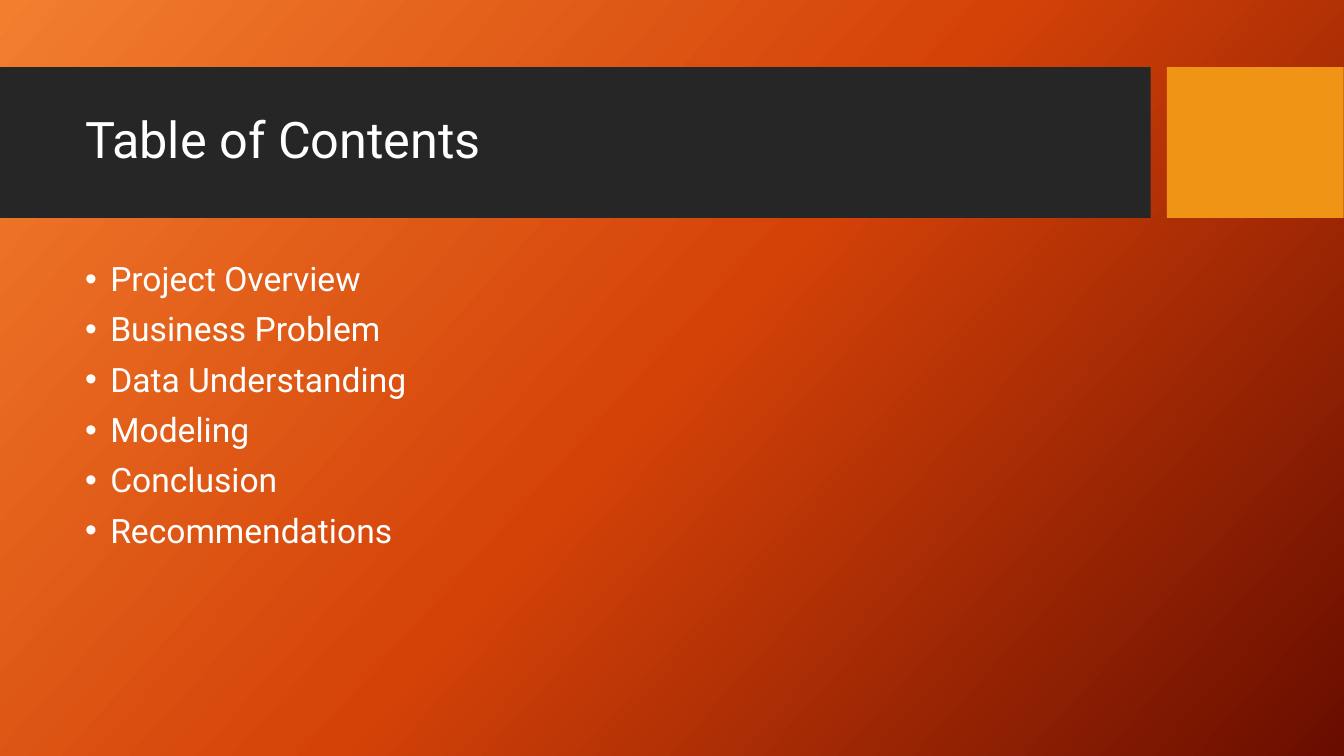
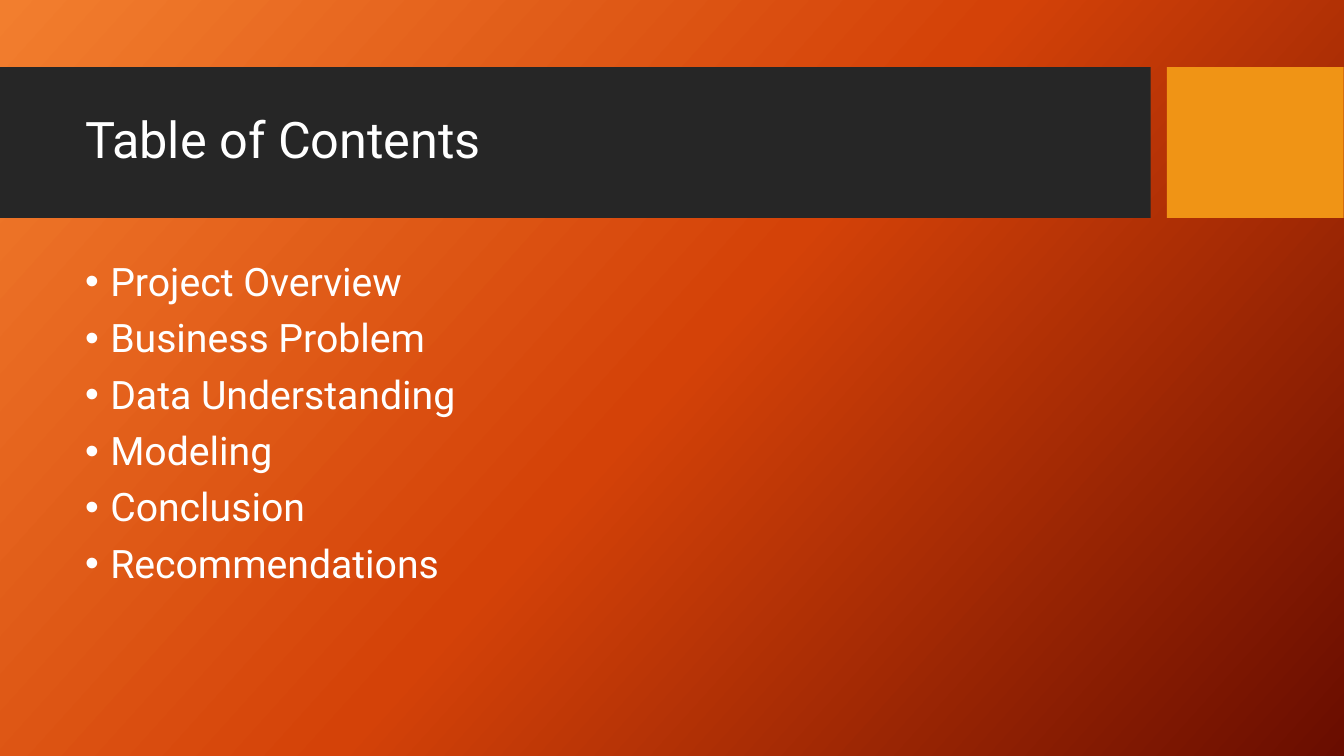
Before and after one commit to djdrjeff/Phase_4_Project, a slide deck: slide 2 of Presentation1.pptx. Drawn at 1344x756 pixels with LibreOffice and Linux fonts; fonts in the diff are those of the drawing; background and template pictures are left out. Boxes give left, top, right and bottom in pixels: in the first picture for what was removed or moved away, otherwise in the second. Text is boxed around its words. In the diff, an @@ line names an element or a change of style, - is before the commit and + after.

```diff
--- a/Presentation1.pptx
+++ b/Presentation1.pptx
@@ text "Project Overview" at <box>110,267,455,579</box>: size 24 to 28 pt @@
```
Also in this commit, not shown: 4 slides added.
